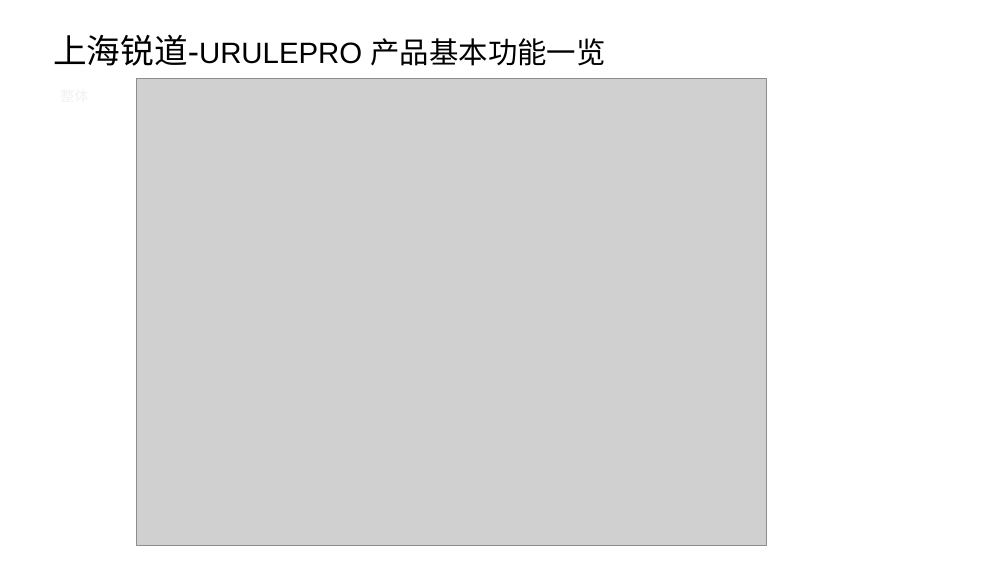
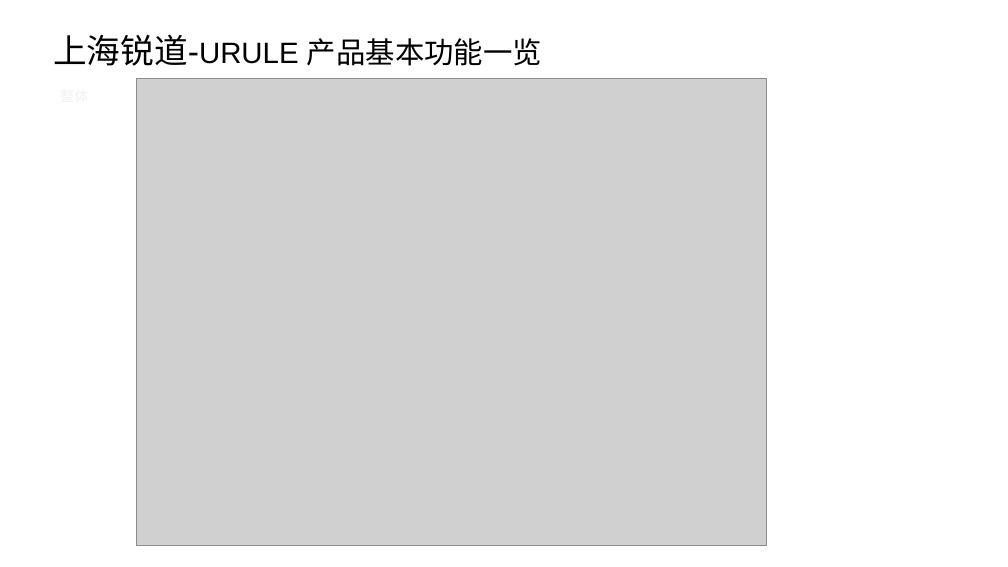
Before and after one commit to doupeng19940218/dp-demo, a slide deck: slide 11 of src/main/resources/规则引擎分享-20240708 - 副本.pptx. Drawn at 1008x567 pixels with LibreOffice and Linux fonts; fonts in the diff are those of the drawing; grey boxes stand for pictures; background and template pictures are left out. Boxes give left, top, right and bottom in pixels: in the first picture for what was removed or moved away, otherwise in the second. Text is boxed around its words. In the diff, an @@ line names an element or a change of style, - is before the commit and + after.

```diff
--- a/src/main/resources/规则引擎分享-20240708 - 副本.pptx
+++ b/src/main/resources/规则引擎分享-20240708 - 副本.pptx
@@ text at [53, 34, 542, 66]: text changed @@
-上海锐道-URULEPRO 产品基本功能一览
+上海锐道-URULE 产品基本功能一览
```
Also in this commit, not shown: 3 other slides changed, 10 other files.
